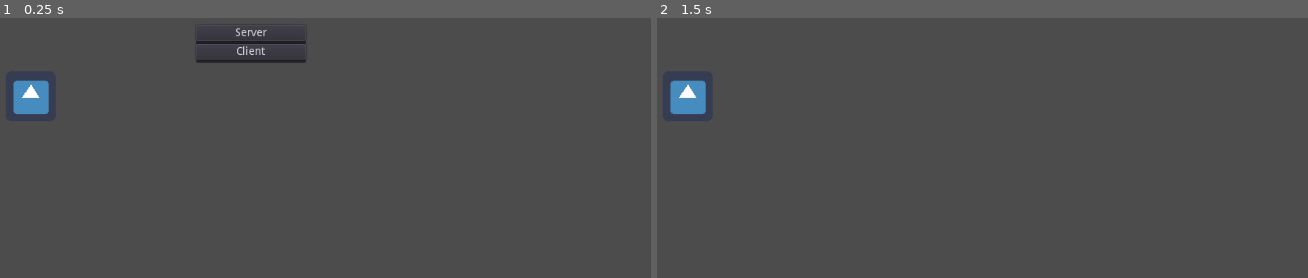
Above: before the commit, frames 1-2 (left to right).
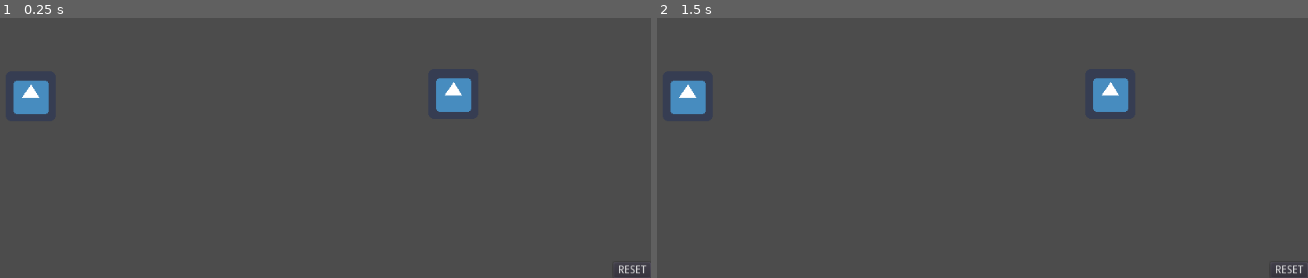
Above: after the commit, the same moments.

Repository: V-Sekai/godot-network-rollback
Game: Godot game, scene res://Main.tscn
Two runs of this game, one before a commit and one after it. Both use one fixed random seed, a clock stepped at 60 frames per second and the inputs below. The engine's default icon, where the game draws it, is replaced by a stand-in: a white triangle on a blue panel in a dark square.
Inputs (mouse positions are in pixels of both pictures, inside the frame that each line leads up to):
- Up to frame 1 (0.25 s): no input
- Up to frame 2 (1.5 s): click (1288, 270) at 0.5 s, where only the run after the commit has a clickable "RESET"; click (910, 51) at 1.25 s, where only the run before the commit has a clickable "Client"

The runs differ from the first frame. In frame 1, 1.4% of the frame differs, in the area x 30-100%, y 3-99%; in frame 2, 0.8%.

Commit message:
Fix up debug and some little things

Diff:
--- a/Main.gd
+++ b/Main.gd
@@ -1,11 +1,19 @@
 extends Node2D
 
 onready var connection_panel = $CanvasLayer/ConnectionPanel
+onready var message_label = $CanvasLayer/MessageLabel
 
 const SERVER_PORT = 9999
 
 func _ready() -> void:
 	get_tree().connect("network_peer_connected", self, "_on_network_peer_connected")
+	SyncManager.connect("sync_error", self, "_on_SyncManager_sync_error")
+
+	var cmdline_args = OS.get_cmdline_args()
+	if "server" in cmdline_args:
+		_on_ServerButton_pressed()
+	else:
+		_on_ClientButton_pressed()
 
 func _on_ServerButton_pressed() -> void:
 	var peer = NetworkedMultiplayerENet.new()
@@ -29,3 +37,9 @@
 	SyncManager.add_peer(peer_id)
 	if get_tree().is_network_server():
 		SyncManager.start()
+
+func _on_SyncManager_sync_error(msg: String) -> void:
+	message_label.text = "SYNC LOST: " + msg
+
+func _on_ResetButton_pressed() -> void:
+	get_tree().reload_current_scene()
--- a/Main.tscn
+++ b/Main.tscn
@@ -1,7 +1,12 @@
-[gd_scene load_steps=3 format=2]
+[gd_scene load_steps=5 format=2]
 
 [ext_resource path="res://Main.gd" type="Script" id=1]
 [ext_resource path="res://Player.tscn" type="PackedScene" id=2]
+[ext_resource path="res://monogram_extended.ttf" type="DynamicFontData" id=3]
+
+[sub_resource type="DynamicFont" id=1]
+size = 42
+font_data = ExtResource( 3 )
 
 [node name="Main" type="Node2D"]
 script = ExtResource( 1 )
@@ -40,11 +45,37 @@
 margin_bottom = 44.0
 text = "Client"
 
+[node name="MessageLabel" type="Label" parent="CanvasLayer"]
+anchor_left = 0.5
+anchor_right = 0.5
+margin_left = -275.0
+margin_right = 275.0
+margin_bottom = 14.0
+custom_fonts/font = SubResource( 1 )
+text = "TEXT"
+align = 1
+__meta__ = {
+"_edit_use_anchors_": false
+}
+
+[node name="ResetButton" type="Button" parent="CanvasLayer"]
+anchor_left = 1.0
+anchor_top = 1.0
+anchor_right = 1.0
+anchor_bottom = 1.0
+margin_left = -48.0
+margin_top = -20.0
+text = "RESET"
+__meta__ = {
+"_edit_use_anchors_": false
+}
+
 [node name="ServerPlayer" parent="." instance=ExtResource( 2 )]
 position = Vector2( 230, 367 )
 
 [node name="ClientPlayer" parent="." instance=ExtResource( 2 )]
-position = Vector2( 230, 367 )
+position = Vector2( 771, 364 )
 
 [connection signal="pressed" from="CanvasLayer/ConnectionPanel/VBoxContainer/ServerButton" to="." method="_on_ServerButton_pressed"]
 [connection signal="pressed" from="CanvasLayer/ConnectionPanel/VBoxContainer/ClientButton" to="." method="_on_ClientButton_pressed"]
+[connection signal="pressed" from="CanvasLayer/ResetButton" to="." method="_on_ResetButton_pressed"]
--- a/project.godot
+++ b/project.godot
@@ -17,10 +17,19 @@
 [autoload]
 
 SyncManager="*res://addons/network-sync-rollback/SyncManager.gd"
+SyncDebugger="*res://addons/network-sync-rollback/SyncDebugger.gd"
+
+[debug]
+
+multirun/number_of_windows=2
+multirun/window_distance=1270
+multirun/add_custom_args=true
+multirun/first_window_args="server"
+multirun/other_window_args=""
 
 [editor_plugins]
 
-enabled=PoolStringArray( "res://addons/network-sync-rollback/plugin.cfg" )
+enabled=PoolStringArray( "res://addons/multirun/plugin.cfg", "res://addons/network-sync-rollback/plugin.cfg" )
 
 [input]
 
@@ -44,6 +53,11 @@
 "events": [ Object(InputEventKey,"resource_local_to_scene":false,"resource_name":"","device":0,"alt":false,"shift":false,"control":false,"meta":false,"command":false,"pressed":false,"scancode":16777233,"unicode":0,"echo":false,"script":null)
  ]
 }
+sync_debug={
+"deadzone": 0.5,
+"events": [ Object(InputEventKey,"resource_local_to_scene":false,"resource_name":"","device":0,"alt":false,"shift":false,"control":false,"meta":false,"command":false,"pressed":false,"scancode":16777254,"unicode":0,"echo":false,"script":null)
+ ]
+}
 
 [physics]
 
Not shown, added: addons/multirun/Multirun.gd
Not shown, added: addons/multirun/plugin.cfg
